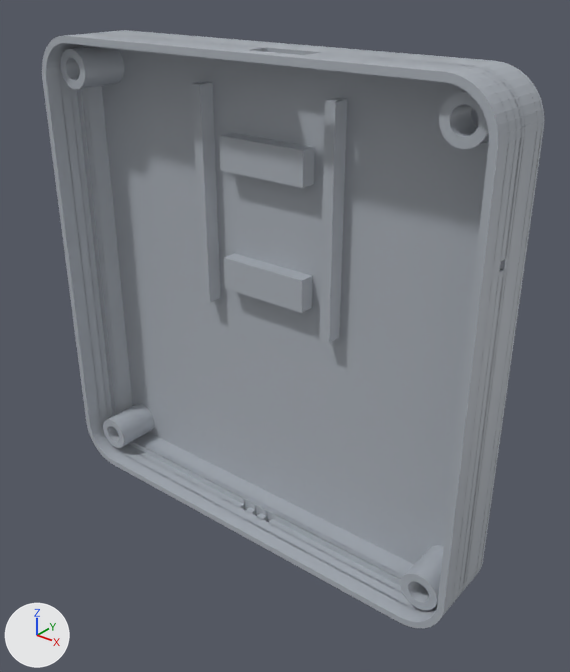
Renders of the glTF model exports/preview-tray.glb from each side of a commit.
Camera for both pictures: a 50 mm camera at (84.7, -104.6, 58.0) aimed at (5.8, -6.0, -3.1). Every picture has the same lights, and +X, +Y and +Z are marked at lower left. The older version comes first. Vertices at exactly the same position are counted once.

Before the edit, the objects in view are built like this:
```python
me_tray = bpy.data.meshes.new('tray')
me_tray.from_pydata(...)  # 3408 vertices, 6744 faces; spans x -45.0..45.0, y -14.0..0.0, z -45.0..45.0
me_tray.materials.append(mat_tray_mat)  # grey #aeb4bc
ob_tray = bpy.data.objects.new('tray', me_tray)
ob_tray.location = (0.0, 0.0, 0.0)
```
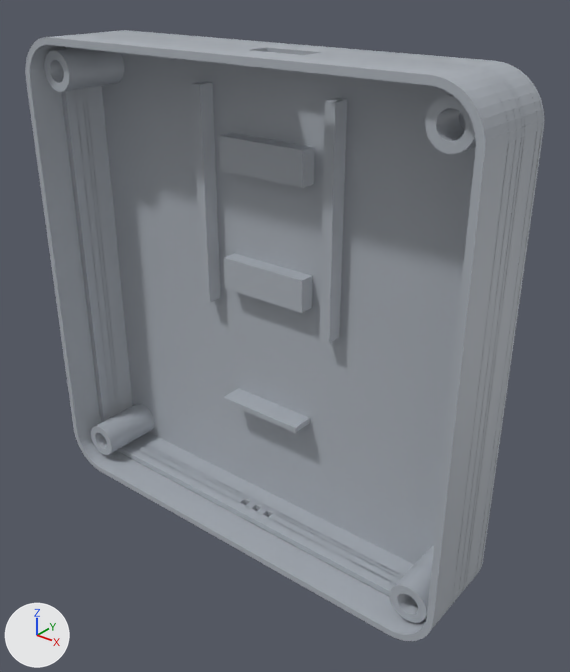
Edits to the bpy script that builds the scene:
```text
Change me_tray:
    used by ob_tray; location = (0.0, 0.0, 0.0)
    remove me_tray.from_pydata(...)  # 3408 vertices, 6744 faces; spans x -45.0..45.0, y -14.0..0.0, z -45.0..45.0
    add me_tray.from_pydata(...)  # 3992 vertices, 7896 faces; spans x -45.0..45.0, y -17.5..0.0, z -45.0..45.0
    me_tray part 1: a new loose piece, a box spanning x -9.0..9.0, y -6.9..-2.2, z -21.7..-20.6, in mat_tray_mat (grey #aeb4bc)
    me_tray part 2: the loose piece of 256 vertices spanning x -42.5..-35.5, y -11.5..-5.3, z -42.5..-35.5 is moved by (0.0, -3.5, 0.0)
    me_tray part 3: the loose piece of 256 vertices spanning x -42.5..-35.5, y -11.5..-5.3, z 35.5..42.5 is moved by (0.0, -3.5, 0.0)
    me_tray part 4: the loose piece of 256 vertices spanning x 35.5..42.5, y -11.5..-5.3, z -42.5..-35.5 is moved by (0.0, -3.5, 0.0)
    me_tray part 5: the loose piece of 256 vertices spanning x 35.5..42.5, y -11.5..-5.3, z 35.5..42.5 is moved by (0.0, -3.5, 0.0)
    me_tray part 6: a new loose piece of 184 vertices spanning x -44.0..44.0, y -11.0..-8.8, z -44.0..44.0, in mat_tray_mat (grey #aeb4bc)
    me_tray part 7: 380 vertices moved from x -45.0..45.0, y -14.0..-5.5, z -45.0..45.0 to x -45.0..45.0, y -17.5..-8.9, z -45.0..45.0; 188 vertices removed from x -45.0..45.0, y -8.9..-7.1, z -45.0..45.0; 572 vertices added at x -44.0..44.0, y -11.1..-2.2, z -44.0..44.1
    other edits to the shape of me_tray do not show in these pictures
```

Changed parts and their boxes (x1, y1, x2, y2) in the pictures (570 x 672 px; the box of a moved part takes in the faces that stretch with it):
'tray', reshaped: before (42, 30, 544, 628); after (25, 30, 544, 641)
part 1 of me_tray, added: after (223, 388, 310, 433)
part 2 of me_tray, moved or reshaped: before (103, 409, 145, 448); after (91, 415, 133, 455)
part 3 of me_tray, moved or reshaped: before (60, 47, 112, 90); after (44, 49, 97, 92)
part 4 of me_tray, moved or reshaped: before (400, 554, 442, 610); after (389, 565, 432, 623)
part 5 of me_tray, moved or reshaped: before (439, 91, 489, 149); after (425, 95, 476, 154)
part 6 of me_tray, added (mostly hidden): after (62, 47, 435, 597)
part 7 of me_tray, moved or reshaped: before (42, 33, 522, 628); after (25, 35, 509, 641)
